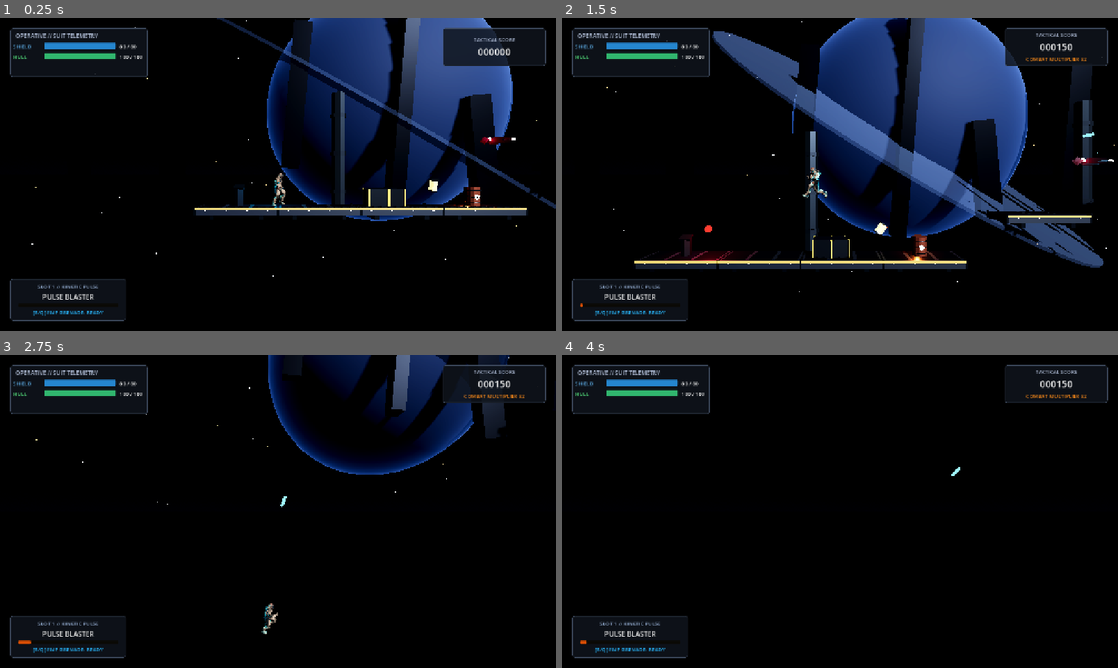
Above: before the commit, frames 1-4 (two rows, left to right).
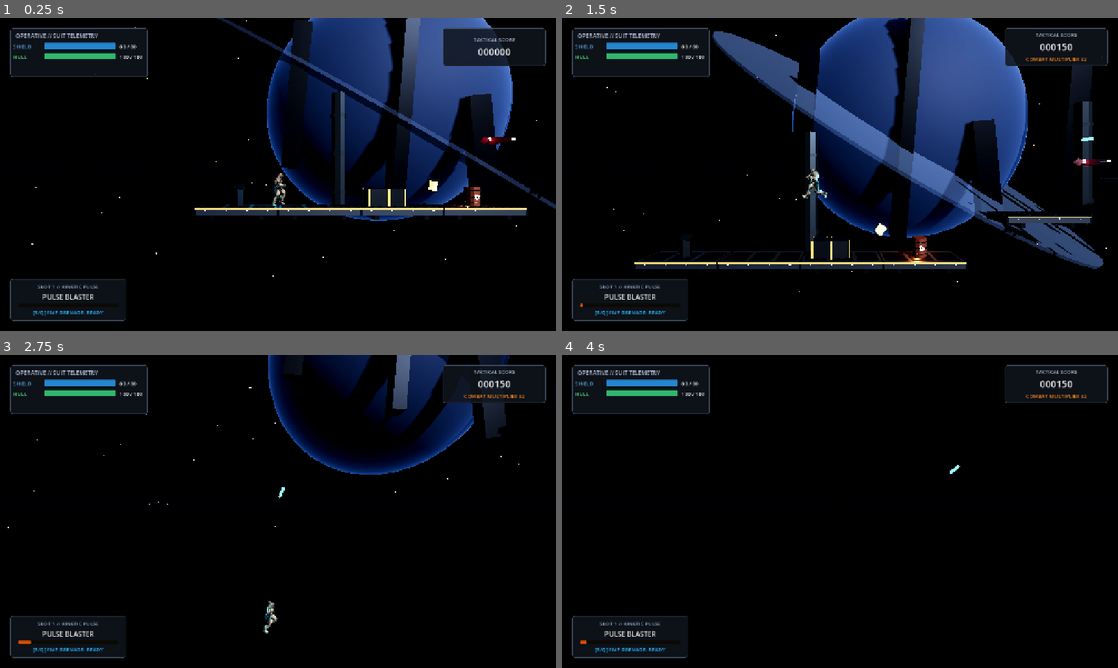
Above: after the commit, the same moments.

Repository: ClaudiuJitea/space-ranger
Game: Godot game, scene res://src/levels/level_01.tscn
The game is run twice, just before and just after one commit, with the same random seed, the same clock (stepped at 60 frames per second) and the same inputs.
Inputs (mouse positions are in pixels of both pictures, inside the frame that each line leads up to):
- Up to frame 1 (0.25 s): no input
- Up to frame 2 (1.5 s): move the mouse to (962, 158) at 0.52 s; press the mouse at (962, 158) at 0.53 s; hold Right (move_right) 0.53-1.28 s; tap Space (jump) at 0.77 s; move the mouse to (728, 190) at 1.27 s; release the mouse at (728, 190) at 1.28 s; hold Left (move_left) from 1.28 s (still down); tap Shift (dash) at 1.35 s
- Up to frame 3 (2.75 s): tap Space (jump) at 1.52 s; click (166, 527) at 1.55 s; move the mouse to (333, 442) at 2.02 s; release Left (move_left) at 2.03 s; press the mouse at (333, 442) at 2.03 s; hold Right (move_right) from 2.03 s (still down)
- Up to frame 4 (4 s): move the mouse to (812, 574) at 2.77 s; release the mouse at (812, 574) at 2.78 s; tap 1 (weapon_1) at 2.85 s; tap Space (jump) at 3.02, 3.77 s; click (812, 574) at 3.05 s; move the mouse to (1006, 558) at 3.52 s; release Right (move_right) at 3.53 s; press the mouse at (1006, 558) at 3.53 s; hold Left (move_left) from 3.53 s (still down); tap 2 (weapon_2) at 3.6 s

The runs differ from the first frame. In frame 1, less than 0.1% of the frame differs, in the area x 49-52%, y 51-56%; in frame 2, 2.3%, in the area x 13-100%, y 0-81%; in frame 3, 0.3%; in frame 4, less than 0.1%.

Commit message:
Add 3D sci-fi blaster model and procedural arm mouse aiming system

Diff:
--- a/src/entities/player/player.gd
+++ b/src/entities/player/player.gd
@@ -42,11 +42,21 @@
 @onready var visual_root: Node3D = $VisualRoot
 @onready var muzzle: Marker3D = $VisualRoot/Muzzle
 var anim_player: AnimationPlayer = null
+var skeleton: Skeleton3D = null
+var blaster_instance: Node3D = null
+var aim_target: Marker3D = null
+var aim_arm_modifier: LookAtModifier3D = null
+var aim_forearm_modifier: LookAtModifier3D = null
+var muzzle_flash_light: OmniLight3D = null
+
+var aim_timer: float = 0.0
+const AIM_HOLD_DURATION: float = 2.0
 
 func _ready() -> void:
 	add_to_group("player")
 	GameManager.connect("player_died", _on_player_died)
 	_find_animation_player()
+	_setup_weapon_aim()
 	_play_anim("idle")
 
 func _find_animation_player() -> void:
@@ -66,6 +76,70 @@
 			if anim_name.to_lower() in ["idle", "run", "walk"]:
 				anim.loop_mode = Animation.LOOP_LINEAR
 
+func _setup_weapon_aim() -> void:
+	var stack: Array[Node] = [visual_root]
+	while stack.size() > 0:
+		var curr = stack.pop_back()
+		if curr is Skeleton3D:
+			skeleton = curr
+			break
+		for c in curr.get_children():
+			stack.push_back(c)
+
+	if not skeleton:
+		return
+
+	# Hand attachment for blaster
+	var hand_attachment := BoneAttachment3D.new()
+	hand_attachment.name = "RightHandBlaster"
+	hand_attachment.bone_name = "mixamorig_RightHand"
+	skeleton.add_child(hand_attachment)
+
+	var blaster_scene = load("res://assets/models/blaster_rifle.glb")
+	if blaster_scene:
+		blaster_instance = blaster_scene.instantiate()
+		blaster_instance.name = "BlasterModel"
+		blaster_instance.scale = Vector3(100.0, 100.0, 100.0)
+		hand_attachment.add_child(blaster_instance)
+
+		# Muzzle Marker at the tip of the blaster barrel
+		var barrel_muzzle := Marker3D.new()
+		barrel_muzzle.name = "GunMuzzle"
+		barrel_muzzle.position = Vector3(0.0, 0.055, -0.45)
+		blaster_instance.add_child(barrel_muzzle)
+		muzzle = barrel_muzzle
+
+		# Muzzle flash light
+		muzzle_flash_light = OmniLight3D.new()
+		muzzle_flash_light.light_color = Color(0.3, 0.9, 1.0)
+		muzzle_flash_light.light_energy = 0.0
+		muzzle_flash_light.omni_range = 3.5
+		barrel_muzzle.add_child(muzzle_flash_light)
+
+	# Create AimTarget in the world for LookAtModifier3D
+	aim_target = Marker3D.new()
+	aim_target.name = "AimTarget"
+	add_child(aim_target)
+	aim_target.top_level = true
+
+	# LookAtModifier3D for Right Upper Arm
+	aim_arm_modifier = LookAtModifier3D.new()
+	aim_arm_modifier.name = "AimArmModifier"
+	aim_arm_modifier.bone_name = "mixamorig_RightArm"
+	aim_arm_modifier.forward_axis = LookAtModifier3D.BONE_AXIS_PLUS_Y
+	aim_arm_modifier.target_node = aim_target.get_path()
+	aim_arm_modifier.influence = 0.85
+	skeleton.add_child(aim_arm_modifier)
+
+	# LookAtModifier3D for Right Forearm
+	aim_forearm_modifier = LookAtModifier3D.new()
+	aim_forearm_modifier.name = "AimForearmModifier"
+	aim_forearm_modifier.bone_name = "mixamorig_RightForeArm"
+	aim_forearm_modifier.forward_axis = LookAtModifier3D.BONE_AXIS_PLUS_Y
+	aim_forearm_modifier.target_node = aim_target.get_path()
+	aim_forearm_modifier.influence = 1.0
+	skeleton.add_child(aim_forearm_modifier)
+
 func _physics_process(delta: float) -> void:
 	if GameManager.health <= 0:
 		return
@@ -154,12 +228,17 @@
 	# Animation & Orientation
 	_update_animation(input_x)
 	_update_visuals(delta)
+	_update_weapon_aim(delta)
 
 var mouse_active: bool = false
 
 func _unhandled_input(event: InputEvent) -> void:
 	if event is InputEventMouseMotion:
 		mouse_active = true
+		aim_timer = AIM_HOLD_DURATION
+	elif event is InputEventMouseButton and event.is_pressed():
+		mouse_active = true
+		aim_timer = AIM_HOLD_DURATION
 
 func _update_aim() -> void:
 	var input_x := Input.get_axis("move_left", "move_right")
@@ -241,7 +320,42 @@
 	if muzzle:
 		muzzle.look_at(muzzle.global_position + aim_direction, Vector3.UP)
 
+func _update_weapon_aim(delta: float) -> void:
+	if not aim_target or not aim_arm_modifier or not aim_forearm_modifier:
+		return
+
+	if aim_timer > 0.0:
+		aim_timer -= delta
+
+	# Decay muzzle flash light
+	if muzzle_flash_light and muzzle_flash_light.light_energy > 0.0:
+		muzzle_flash_light.light_energy = maxf(muzzle_flash_light.light_energy - delta * 30.0, 0.0)
+
+	# Position AimTarget in world space along aim_direction from operative's chest/shoulder
+	var aim_origin := global_position + Vector3(0.0, 1.15, 0.0)
+	var target_pos := aim_origin + aim_direction * 4.5
+	aim_target.global_position = target_pos
+
+	# Aim influence: when mouse is active or shooting/aiming, full 1.0 influence!
+	# Otherwise, blends to 0.25 (low-ready tactical stance)
+	var is_actively_aiming := mouse_active or aim_timer > 0.0 or Input.is_action_pressed("shoot")
+	var target_influence := 1.0 if is_actively_aiming else 0.25
+	aim_arm_modifier.influence = lerpf(aim_arm_modifier.influence, target_influence * 0.85, 20.0 * delta)
+	aim_forearm_modifier.influence = lerpf(aim_forearm_modifier.influence, target_influence, 20.0 * delta)
+
 func _shoot() -> void:
+	aim_timer = AIM_HOLD_DURATION
+	if aim_arm_modifier:
+		aim_arm_modifier.influence = 0.85
+	if aim_forearm_modifier:
+		aim_forearm_modifier.influence = 1.0
+	if muzzle_flash_light:
+		match GameManager.current_weapon:
+			0: muzzle_flash_light.light_color = Color(0.2, 0.9, 1.0)
+			1: muzzle_flash_light.light_color = Color(1.0, 0.6, 0.1)
+			2: muzzle_flash_light.light_color = Color(0.2, 1.0, 0.8)
+		muzzle_flash_light.light_energy = 3.5
+
 	var current_w := GameManager.current_weapon
 	fire_timer = fire_cooldowns[current_w]
 	heat += fire_heat_cost[current_w]
Binary file added: assets/models/blaster_rifle.glb
Not shown, added: assets/models/blaster_rifle.glb.import
